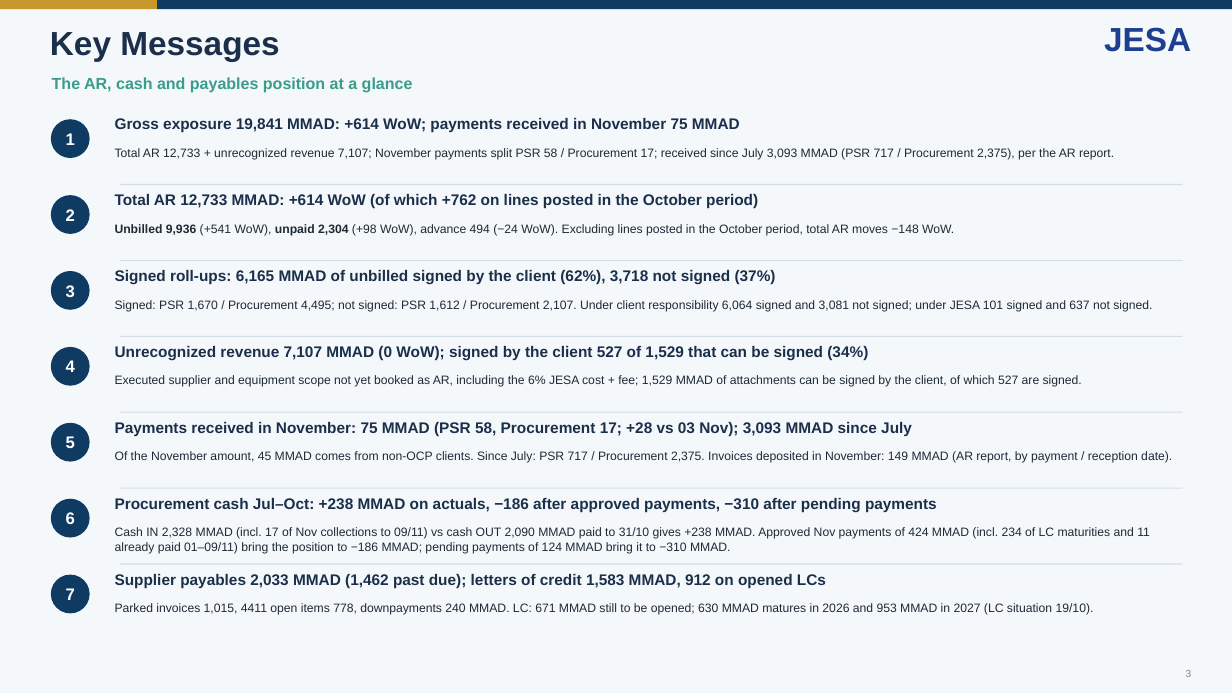
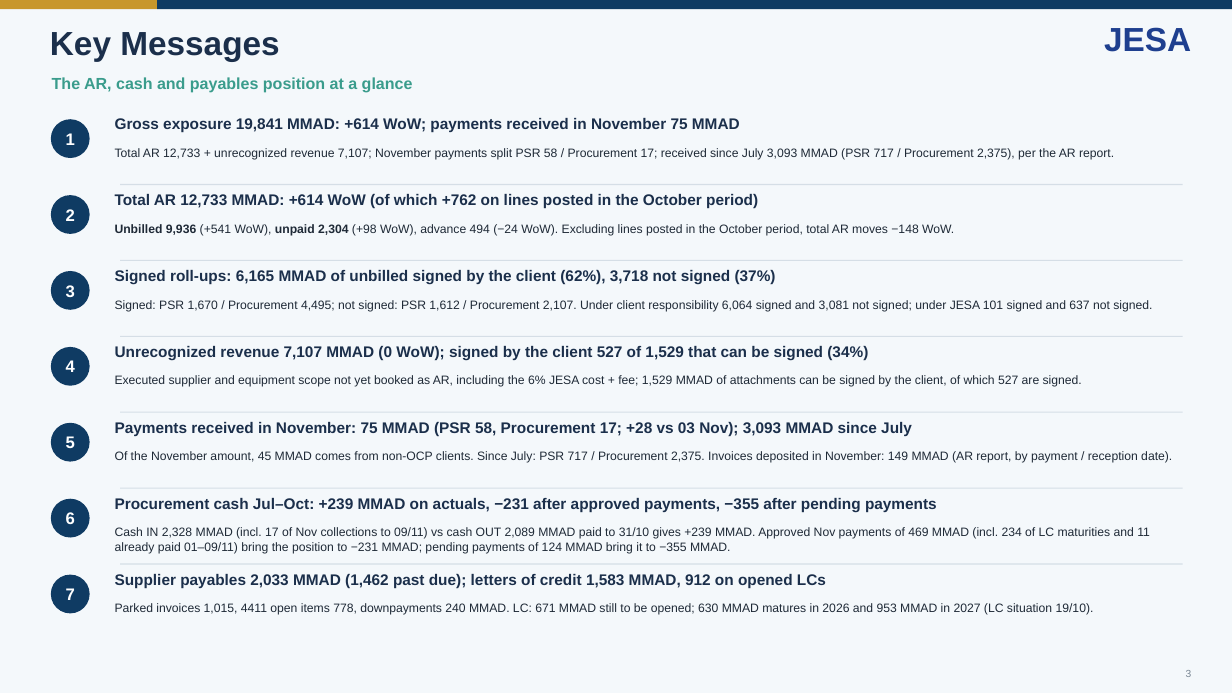
Before and after one commit to cherkaouihassan-art/Skills-Repo, a slide deck: slide 3 of weekly-ar-cash-deck/output/JESA_AR_Cash_Position_Nov_W2_2026-11-11.pptx. Drawn at 1232x693 pixels with LibreOffice and Linux fonts; fonts in the diff are those of the drawing. Boxes give left, top, right and bottom in pixels: in the first picture for what was removed or moved away, otherwise in the second. Text is boxed around its words. In the diff, an @@ line names an element or a change of style, - is before the commit and + after.

```diff
--- a/weekly-ar-cash-deck/output/JESA_AR_Cash_Position_Nov_W2_2026-11-11.pptx
+++ b/weekly-ar-cash-deck/output/JESA_AR_Cash_Position_Nov_W2_2026-11-11.pptx
@@ text at box(115, 498, 937, 513): text changed @@
-Procurement cash Jul–Oct: +238 MMAD on actuals, −186 after approved payments, −310 after pending payments
+Procurement cash Jul–Oct: +239 MMAD on actuals, −231 after approved payments, −355 after pending payments
@@ text at box(115, 527, 1150, 554): text changed @@
-Cash IN 2,328 MMAD (incl. 17 of Nov collections to 09/11) vs cash OUT 2,090 MMAD paid to 31/10 gives +238 MMAD. Approved Nov payments of 424 MMAD (incl. 234 of LC maturities and 11 already paid 01–09/11) bring the position to −186 MMAD; pending payments of 124 MMAD bring it to −310 MMAD.
+Cash IN 2,328 MMAD (incl. 17 of Nov collections to 09/11) vs cash OUT 2,089 MMAD paid to 31/10 gives +239 MMAD. Approved Nov payments of 469 MMAD (incl. 234 of LC maturities and 11 already paid 01–09/11) bring the position to −231 MMAD; pending payments of 124 MMAD bring it to −355 MMAD.
```
Also in this commit, not shown: 3 other slides changed, 2 other files.
